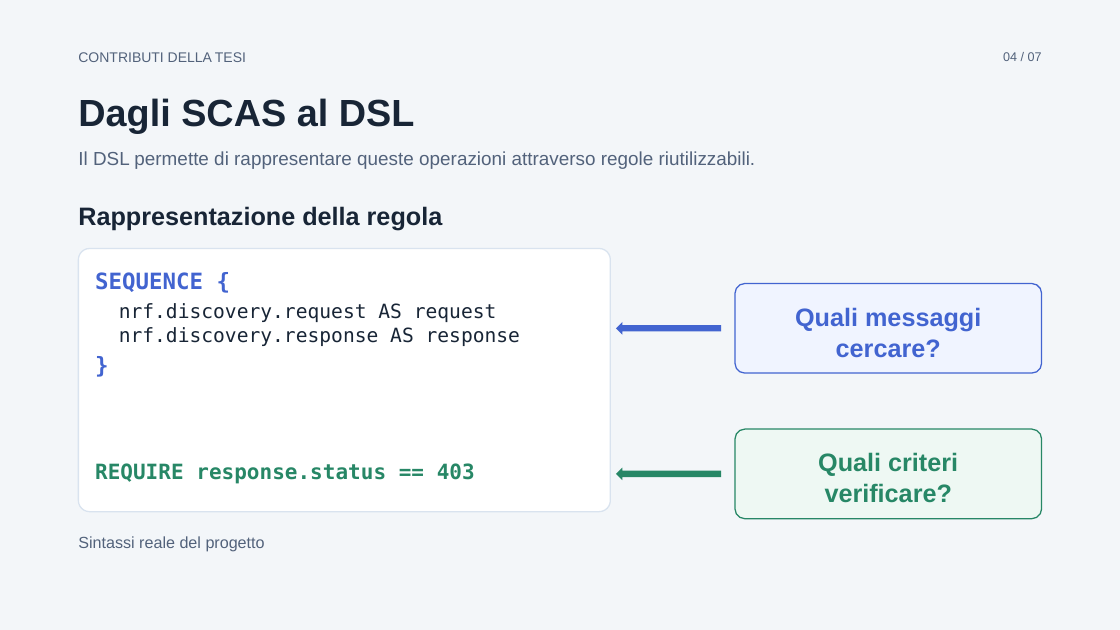
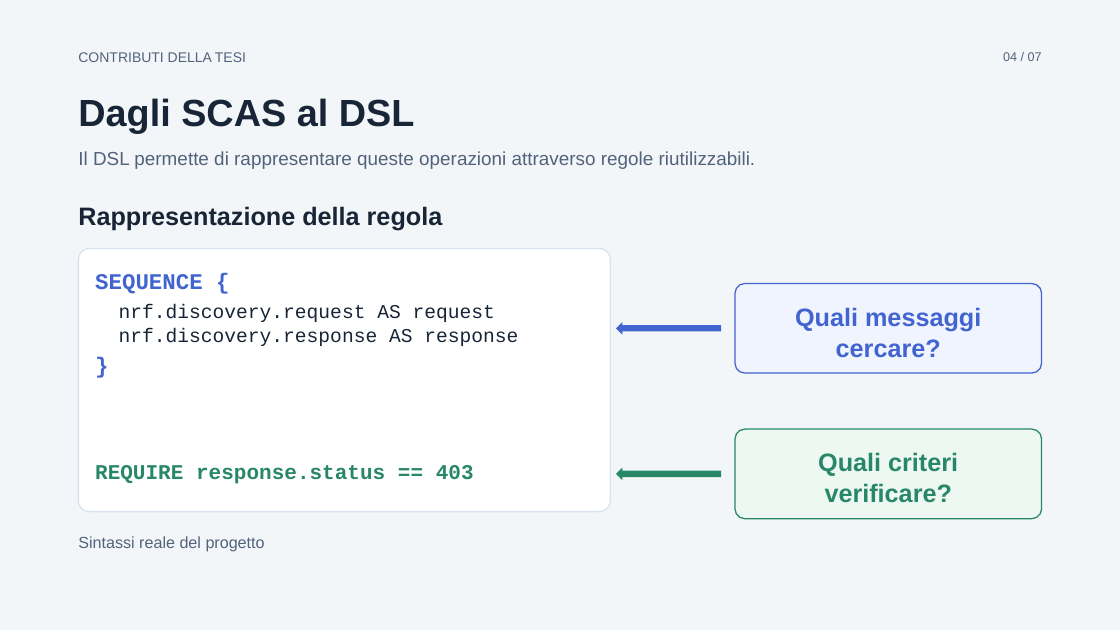
Before and after one commit to desila23/5g-security-assurance-thesis, a slide deck: slide 4 of 5g-thesis-presentation-5min/tesi-5min.pptx. Drawn at 1120x630 pixels with LibreOffice and Linux fonts; fonts in the diff are those of the drawing; grey boxes stand for pictures. Boxes give left, top, right and bottom in pixels: in the first picture for what was removed or moved away, otherwise in the second. Text is boxed around its words. In the diff, an @@ line names an element or a change of style, - is before the commit and + after.

Commit message:
Update 5-minute PPTX fonts and add slide 4 stages to PDF

```diff
--- a/5g-thesis-presentation-5min/tesi-5min.pptx
+++ b/5g-thesis-presentation-5min/tesi-5min.pptx
@@ rectangle added at [70, 144, 1049, 570], fill #F3F6F9 @@
@@ font DejaVu Sans Mono to Courier New in 3 elements at [95, 274, 203, 294], [119, 304, 518, 346], [95, 465, 474, 484] @@
```
Also in this commit, not shown: 1 other slide changed, 1 other file.
